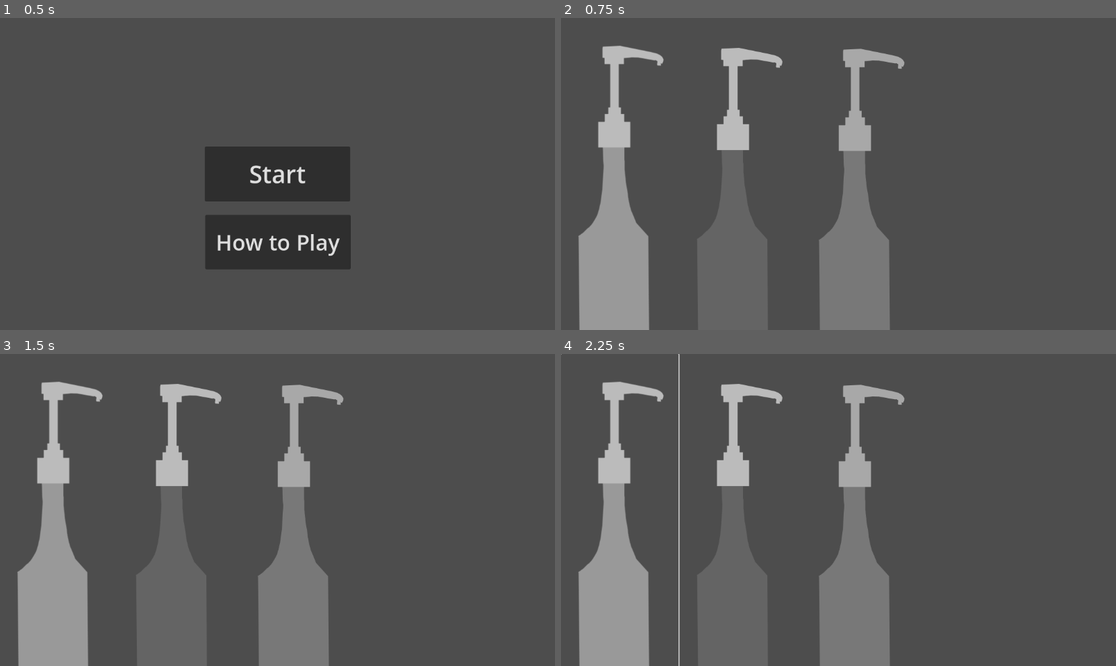
Above: before the commit, frames 1-4 (two rows, left to right).
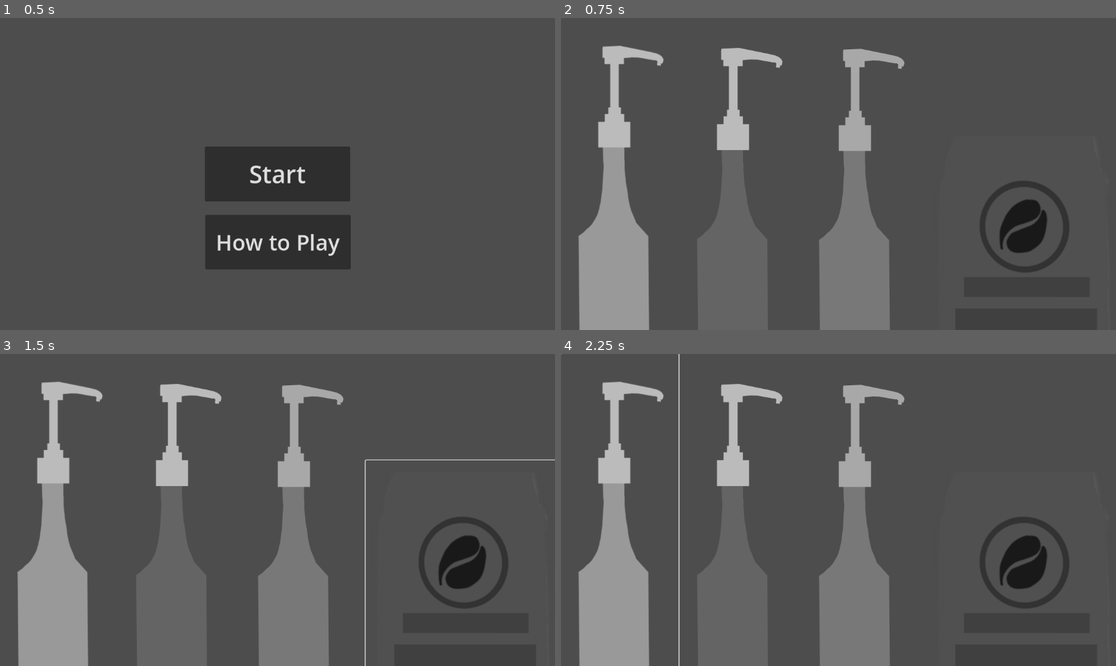
Above: after the commit, the same moments.

Repository: nyan-kaaaat/Mocha-and-Monsters
Game: Godot game, scene res://controller/MainMenu.tscn
The game is run twice, just before and just after one commit, with the same random seed, the same clock (stepped at 60 frames per second) and the same inputs.
Inputs (mouse positions are in pixels of both pictures, inside the frame that each line leads up to):
- Up to frame 1 (0.5 s): no input
- Up to frame 2 (0.75 s): click "Start" at 0.5 s
- Up to frame 3 (1.5 s): click (460, 588) at 1.27 s
- Up to frame 4 (2.25 s): click (622, 544) at 2 s

Frame 1 is identical in both runs. In frame 2, 1.8% of the frame differs, in the area x 75-92%, y 52-82%; in frame 3, 2.0%, in the area x 65-100%, y 33-100%; in frame 4, 1.8%.

Commit message:
created buttons for coffee beans and a cup, imported sprites for them too

Diff:
--- a/mocha-and-monsters-game/controller/game.gd
+++ b/mocha-and-monsters-game/controller/game.gd
@@ -1,6 +1,7 @@
 extends Node2D
 
 
+# the buttons on the ingredients shelf node
 func _on_get_ingredient_pressed() -> void:
 	print("flower pressed")
 
@@ -11,3 +12,13 @@
 
 func _on_syrup_button_cube_pressed() -> void:
 	print("cube pressed")
+
+
+func _on_coffee_beans_pressed() -> void:
+	print("coffee beans pressed")
+
+
+# coffe grinder buttons
+
+func _on_cup_size_pressed() -> void:
+	print("smallest cup pressed")
--- a/mocha-and-monsters-game/controller/game.tscn
+++ b/mocha-and-monsters-game/controller/game.tscn
@@ -1,13 +1,27 @@
-[gd_scene load_steps=6 format=3 uid="uid://ci86k2o47mbg4"]
+[gd_scene load_steps=8 format=3 uid="uid://ci86k2o47mbg4"]
 
 [ext_resource type="Texture2D" uid="uid://c0f5c5nfo8qe4" path="res://assets/m&m background.png" id="1_7drek"]
 [ext_resource type="Script" path="res://controller/game.gd" id="1_ipyyi"]
+[ext_resource type="Texture2D" uid="uid://cs2lhrxfcdwpm" path="res://assets/coffeecups_smallest.png" id="2_2pce8"]
 [ext_resource type="Texture2D" uid="uid://dr6y02okbt6bq" path="res://assets/syrup bottle1.png" id="2_jrssr"]
 [ext_resource type="Texture2D" uid="uid://cbw47u3di53e3" path="res://assets/syrup bottle2.png" id="3_r6ufv"]
 [ext_resource type="Texture2D" uid="uid://836aixdkl3h5" path="res://assets/syrup bottle3.png" id="4_5d7w5"]
+[ext_resource type="Texture2D" uid="uid://b2q4ccut1hv3g" path="res://assets/coffeebean.png" id="5_a0x3u"]
 
 [node name="Game" type="Node2D"]
 script = ExtResource("1_ipyyi")
+
+[node name="CoffeeMaker" type="Node2D" parent="."]
+
+[node name="CupSize" type="Button" parent="CoffeeMaker"]
+offset_left = 1256.0
+offset_top = 500.0
+offset_right = 1489.0
+offset_bottom = 692.0
+size_flags_vertical = 0
+icon = ExtResource("2_2pce8")
+flat = true
+expand_icon = true
 
 [node name="Ingredient Cabinet" type="Node2D" parent="."]
 visibility_layer = 3
@@ -15,6 +29,7 @@
 [node name="SyrupFlowerButton" type="Button" parent="Ingredient Cabinet"]
 offset_right = 244.0
 offset_bottom = 797.0
+size_flags_horizontal = 4
 button_mask = 7
 icon = ExtResource("2_jrssr")
 flat = true
@@ -38,6 +53,15 @@
 flat = true
 expand_icon = true
 
+[node name="CoffeeBeans" type="Button" parent="Ingredient Cabinet"]
+offset_left = 759.0
+offset_top = 221.0
+offset_right = 1164.0
+offset_bottom = 746.0
+icon = ExtResource("5_a0x3u")
+flat = true
+expand_icon = true
+
 [node name="Money" type="Node2D" parent="."]
 
 [node name="Affection" type="Node2D" parent="."]
@@ -57,6 +81,8 @@
 texture = ExtResource("1_7drek")
 expand_mode = 1
 
+[connection signal="pressed" from="CoffeeMaker/CupSize" to="." method="_on_cup_size_pressed"]
 [connection signal="pressed" from="Ingredient Cabinet/SyrupFlowerButton" to="." method="_on_get_ingredient_pressed"]
 [connection signal="pressed" from="Ingredient Cabinet/SyrupButtonBean" to="." method="_on_syrup_button_bean_pressed"]
 [connection signal="pressed" from="Ingredient Cabinet/SyrupButtonCube" to="." method="_on_syrup_button_cube_pressed"]
+[connection signal="pressed" from="Ingredient Cabinet/CoffeeBeans" to="." method="_on_coffee_beans_pressed"]
Binary file added: mocha-and-monsters-game/assets/coffeebean.png
Not shown, added: mocha-and-monsters-game/assets/coffeebean.png.import
Binary file added: mocha-and-monsters-game/assets/coffeecups_smallest.png
Not shown, added: mocha-and-monsters-game/assets/coffeecups_smallest.png.import
